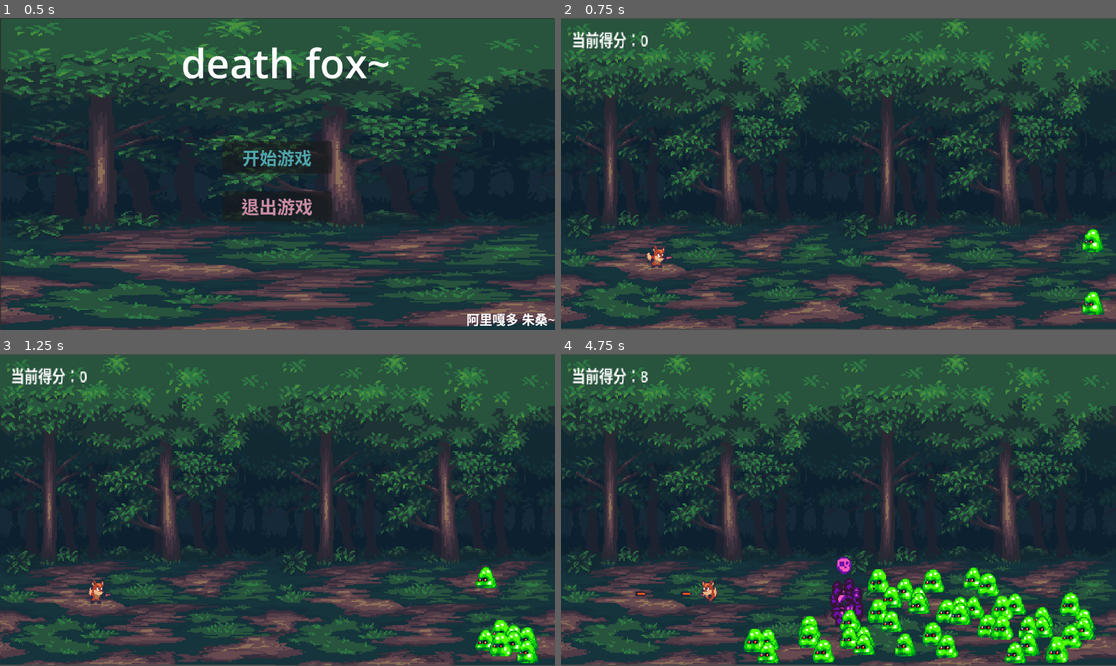
Above: before the commit, frames 1-4 (two rows, left to right).
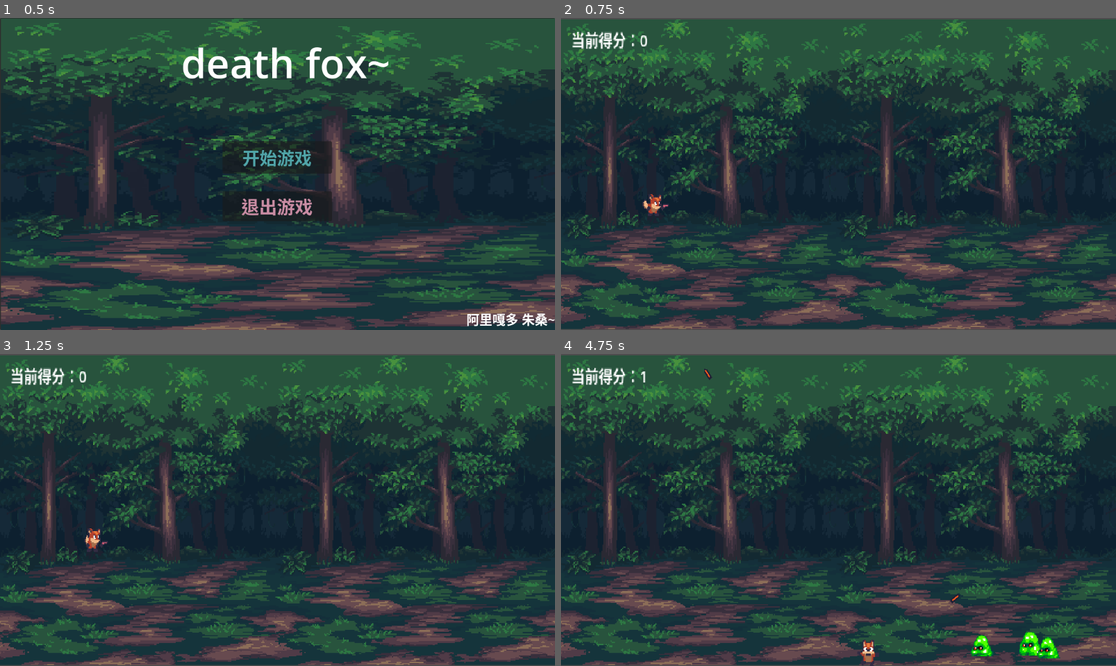
Above: after the commit, the same moments.

Repository: Stitch-1028/study_godot
Game: Godot game, scene res://主题页面/主题页面.tscn
Same seed, same stepped clock (60 frames per second), same inputs: the game is played once before the commit and once after it.
Inputs (mouse positions are in pixels of both pictures, inside the frame that each line leads up to):
- Up to frame 1 (0.5 s): no input
- Up to frame 2 (0.75 s): click "开始游戏" at 0.5 s
- Up to frame 3 (1.25 s): no input
- Up to frame 4 (4.75 s): move the mouse to (960, 494) at 1.27 s; hold D (right) 1.28-2.03 s; hold J (shot) 1.28-2.03 s; click (960, 494) at 1.42 s; tap Space (space) at 1.55, 2.1, 3.05, 3.6, 4.55 s; move the mouse to (727, 525) at 2.02 s; hold S (down) 2.03-2.78 s; click (727, 525) at 2.17 s; tap J (shot) at 2.3, 3.8 s; move the mouse to (894, 441) at 2.77 s; hold D (right) 2.78-3.53 s; hold J (shot) 2.78-3.53 s; click (894, 441) at 2.92 s; move the mouse to (810, 572) at 3.52 s; hold W (up) 3.53-4.28 s; click (810, 572) at 3.67 s; move the mouse to (1005, 556) at 4.27 s; hold A (left) from 4.28 s (still down); hold J (shot) from 4.28 s (still down); click (1005, 556) at 4.42 s

Frame 1 is identical in both runs. In frame 2, 5.7% of the frame differs, in the area x 0-100%, y 0-100%; in frame 3, 6.4%; in frame 4, 13%.

Commit message:
feat: 新增子弹任意飞行的功能

Diff:
--- a/射击小狐狸/player/player.tscn
+++ b/射击小狐狸/player/player.tscn
@@ -137,10 +137,10 @@
 }]
 
 [sub_resource type="CircleShape2D" id="CircleShape2D_rkbax"]
-radius = 14.0357
 
 [node name="Player" type="CharacterBody2D"]
 script = ExtResource("1_rkbax")
+metadata/_edit_group_ = true
 
 [node name="AnimatedSprite2D" type="AnimatedSprite2D" parent="."]
 position = Vector2(-0.25, 0.5)
@@ -151,7 +151,6 @@
 frame_progress = 0.000263635
 
 [node name="CollisionShape2D" type="CollisionShape2D" parent="."]
-visible = false
 position = Vector2(0, 6)
 shape = SubResource("CircleShape2D_rkbax")
 
--- a/射击小狐狸/project.godot
+++ b/射击小狐狸/project.godot
@@ -52,6 +52,16 @@
 "events": [Object(InputEventKey,"resource_local_to_scene":false,"resource_name":"","device":0,"window_id":0,"alt_presse …(194 unchanged characters)…
 ]
 }
+"左键射击"={
+"deadzone": 0.2,
+"events": [Object(InputEventMouseButton,"resource_local_to_scene":false,"resource_name":"","device":-1,"window_id":0,"alt_pressed":false,"shift_pressed":false,"ctrl_pressed":false,"meta_pressed":false,"button_mask":1,"position":Vector2(199, 19),"global_position":Vector2(208, 67),"factor":1.0,"button_index":1,"canceled":false,"pressed":true,"double_click":false,"script":null)
+]
+}
+"右键加农炮"={
+"deadzone": 0.2,
+"events": [Object(InputEventMouseButton,"resource_local_to_scene":false,"resource_name":"","device":-1,"window_id":0,"alt_pressed":false,"shift_pressed":false,"ctrl_pressed":false,"meta_pressed":false,"button_mask":0,"position":Vector2(0, 0),"global_position":Vector2(0, 0),"factor":1.0,"button_index":2,"canceled":false,"pressed":false,"double_click":false,"script":null)
+]
+}
 
 [rendering]
 
--- a/射击小狐狸/script/player.gd
+++ b/射击小狐狸/script/player.gd
@@ -1,9 +1,10 @@
 extends CharacterBody2D
 
-var speed = 100
+var speed = 500
 var is_game_over = false
 var is_flip_h = false
-var last_shot_time = 0.0  # 上一次发射子弹的时间
+var last_shot_time = 0.0  # 上一次发射普通子弹的时间
+var last_shot_big_time = 0.0  # 上一次发射普通子弹的时间
 const SHOT_INTERVAL = 0.2  # 发射间隔时间（秒）
 const BIG_SHOT_INTERVAL = 2.0
 # 所有敌人停止移动
@@ -17,20 +18,41 @@
 	$is_live_music.play()
 	pass
 
+func _input(event: InputEvent) -> void:
+	if event is InputEventMouseButton:
+		# 检测左键点击
+		if event.button_index == MOUSE_BUTTON_LEFT and event.pressed:
+			create_bullet({
+				'clickX':event.position.x,
+				'clickY':event.position.y,
+			})
+		# 检测右键点击
+		if event.button_index == MOUSE_BUTTON_RIGHT and event.pressed:
+			create_bullet({
+				"is_penetrate":true,
+				"big":true,
+				'speed':100,
+				'clickX':event.position.x,
+				'clickY':event.position.y,
+			})
 
-# Called every frame. 'delta' is the elapsed time since the previous frame.
 func _physics_process(delta: float) -> void:
 	if not is_game_over:
-		if Input.is_action_pressed("shot"):
-			create_bullet()
+		#if Input.is_action_pressed("shot"):
+			#create_bullet()
 #		玉米加农炮
-		if Input.is_action_just_pressed("space"):
-			create_bullet({"is_penetrate":true,"big":true,'speed':100})
+		#if Input.is_action_just_pressed("space"):
+			#create_bullet({
+				#"is_penetrate":true,
+				#"big":true,
+				#'speed':100,
+				#})
 #		如果点击 ← 则玩家面相左 反之则向右
 		if Input.is_action_just_pressed("left"):
 			is_flip_h = true
 		if Input.is_action_just_pressed("right"):
 			is_flip_h = false
+
 		velocity = Input.get_vector("left","right","up","down") * speed
 		$AnimatedSprite2D.set_flip_h(is_flip_h)
 
@@ -54,27 +76,32 @@
 	get_tree().reload_current_scene()
 
 func create_bullet(config = {}):
-
 	var default_config = {
 		'big':false,
 		'time':1000.0,
 		"is_penetrate":false,
-		'x':position.x,
-		'y':position.y
+		'x':global_position.x,
+		'y':global_position.y,
+		'player_x':position.x,
+		'player_y':position.y
 	}
 	default_config.merge(config,true)
 
 # 计算当前时间
 	var current_time = Time.get_ticks_msec()  / default_config.get("time")  # 将毫秒转换为秒
-	print('当前时间',current_time)
-	print('上次发射时间',last_shot_time)
 	 # 检查是否达到发射间隔
 	var INTERVAL
+	var SHOT_TIME
 	if default_config.get('big'):
 		INTERVAL = BIG_SHOT_INTERVAL
+		SHOT_TIME = last_shot_big_time
 	else:
 		INTERVAL = SHOT_INTERVAL
-	if current_time - last_shot_time >= INTERVAL:
+		SHOT_TIME = last_shot_time
+	if current_time - SHOT_TIME >= INTERVAL:
 		shot_bullet.emit(default_config)
 		$shot_music.play(0.1)
-		last_shot_time = current_time
+		if default_config.get('big'):
+			last_shot_big_time = current_time
+		else:
+			last_shot_time = current_time
--- a/射击小狐狸/史莱姆/slimer.gd
+++ b/射击小狐狸/史莱姆/slimer.gd
@@ -1,18 +1,22 @@
 extends Area2D
 
-@export var slimer_speed = -100
+@export var slimer_speed = 100
 signal get_point
+var player: CharacterBody2D
 # Called when the node enters the scene tree for the first time.
 func _ready() -> void:
-	pass # Replace with function body.
+	set_meta("type","Slimer")
 
 
-# Called every frame. 'delta' is the elapsed time since the previous frame.
 func _physics_process(delta: float) -> void:
-	position += Vector2(slimer_speed,0) * delta
+	if player:
+		# 计算移动方向
+		var direction = (player.global_position - global_position).normalized()
+		# 更新位置
+		position += direction * slimer_speed * delta
 
 func _on_body_entered(body: Node2D) -> void:
-	if body is CharacterBody2D:
+	if body is CharacterBody2D and $AnimatedSprite2D.animation != 'die':
 		body.game_over()
 
 
@@ -35,3 +39,8 @@
 func on_stop():
 	slimer_speed = 0
 	pass
+
+
+func _on_timer_timeout() -> void:
+#	每过一秒钟 史莱姆速度会增加100
+	slimer_speed += 100
--- a/射击小狐狸/史莱姆/slimer.tscn
+++ b/射击小狐狸/史莱姆/slimer.tscn
@@ -124,7 +124,7 @@
 }]
 
 [sub_resource type="CircleShape2D" id="CircleShape2D_fc03r"]
-radius = 14.0357
+radius = 9.05539
 
 [node name="Slimer" type="Area2D"]
 script = ExtResource("1_lfl3u")
@@ -136,7 +136,8 @@
 autoplay = "live"
 
 [node name="CollisionShape2D" type="CollisionShape2D" parent="."]
-visible = false
+modulate = Color(0.988162, 0.619105, 0.688836, 1)
+self_modulate = Color(0.99191, 0.640846, 0.779245, 1)
 position = Vector2(-1, -8)
 shape = SubResource("CircleShape2D_fc03r")
 
@@ -144,5 +145,8 @@
 stream = ExtResource("4_gs4am")
 volume_db = -23.703
 
+[node name="Timer" type="Timer" parent="."]
+
 [connection signal="area_entered" from="." to="." method="_on_area_entered"]
 [connection signal="body_entered" from="." to="." method="_on_body_entered"]
+[connection signal="timeout" from="Timer" to="." method="_on_timer_timeout"]
--- a/射击小狐狸/子弹/bullet.gd
+++ b/射击小狐狸/子弹/bullet.gd
@@ -1,6 +1,8 @@
 extends Area2D
 
 @export var x_position = 'right'
+var target_position: Vector2  # 目标位置（鼠标点击坐标）
+var velocity = Vector2.ZERO
 #var is_bullet = true
 # 子弹的属性
 var config = {
@@ -15,17 +17,10 @@
 # Called when the node enters the scene tree for the first time.
 func _ready() -> void:
 	set_meta("type","Bullet")
+	if config.get('big'):
+		scale = Vector2(15,15)
 
 
 # Called every frame. 'delta' is the elapsed time since the previous frame.
 func _physics_process(delta: float) -> void:
-	position += Vector2(get_bullet_speed(),0)  * delta
-
-	if config.get('big'):
-		scale = Vector2(15,15)
-
-func get_bullet_speed() -> int:
-	if x_position == 'right':
-		return config.get('speed')
-	else:
-		return -config.get('speed')
+	position += velocity * delta
--- a/射击小狐狸/森林背景/主场景.gd
+++ b/射击小狐狸/森林背景/主场景.gd
@@ -22,8 +22,8 @@
 
 
 func _on_player_shot_bullet(config : Dictionary) -> void:
-	var x = config.get('x')
-	var y = config.get('y')
+	var x = config.get('player_x')
+	var y = config.get('player_y')
 	var bullet = bullet_scene.instantiate()
 	bullet.config.merge(config,true)
 	#bullet_scene.config.is_penetrate = config.get('is_penetrate')
@@ -34,6 +34,15 @@
 	else:
 		bullet.position = Vector2(x + 17,y + 7)
 		bullet.x_position = 'right'
+	# 计算方向向量
+	var direction_x = config.get('clickX') - config.get('x')
+	var direction_y = config.get('clickY') - config.get('y')
+	var speed = bullet.config.get('speed')
+	print(Vector2(direction_x, direction_y).normalized() * speed)
+	bullet.velocity = Vector2(direction_x, direction_y).normalized() * speed
+#	计算子弹的偏转角度
+	var angle = atan2(direction_y, direction_x) # 计算弧度值
+	bullet.rotate(angle)
 	add_child(bullet)
 
 
@@ -42,7 +51,22 @@
 		return
 	var slimer = slimer_scene.instantiate()
 	# 设置史莱姆的位置（例如，随机位置或固定位置）
-	slimer.position = Vector2(160,randf_range(0,-70))  # 随机位置
+	slimer.player = player
+	#slimer.position = Vector2(randf_range(-400,160),randf_range(0,-200))  # 随机位置
+	var side = randi() % 4
+	var viewport_rect  = get_viewport_rect()
+	var spawn_position: Vector2
+	match side:
+		0:  # 上边
+			spawn_position = Vector2(randf_range(0, viewport_rect.size.x), -5)
+		1:  # 下边
+			spawn_position = Vector2(randf_range(0, viewport_rect.size.x), viewport_rect.size.y + 5)
+		2:  # 左边
+			spawn_position = Vector2(-5, randf_range(0, viewport_rect.size.y))
+		3:  # 右边
+			spawn_position = Vector2(viewport_rect.size.x + 5, randf_range(0, viewport_rect.size.y))
+	slimer.position = spawn_position  # 设置随机位置
+
 #	将史莱姆死亡的信号与计分板绑定，便于分数的相加
 	slimer.connect("get_point",Callable(label_node, "_on_Slimer_slimer_destroyed"))
 	player.connect("every_stop",Callable(slimer,"on_stop"))
--- a/射击小狐狸/森林背景/主场景.tscn
+++ b/射击小狐狸/森林背景/主场景.tscn
@@ -18,12 +18,15 @@
 [sub_resource type="WorldBoundaryShape2D" id="WorldBoundaryShape2D_huqkv"]
 
 [sub_resource type="RectangleShape2D" id="RectangleShape2D_21hmk"]
-size = Vector2(8.42104, 281.306)
+size = Vector2(261.71, 593.886)
+
+[sub_resource type="RectangleShape2D" id="RectangleShape2D_76x8b"]
+size = Vector2(208.582, 1030.26)
 
 [node name="Sprite2D" type="Node2D"]
 process_mode = 1
 y_sort_enabled = true
-position = Vector2(228, 323.5)
+position = Vector2(802, 647)
 scale = Vector2(1.9, 2.29643)
 script = ExtResource("1_2pavc")
 
@@ -41,14 +44,11 @@
 texture = ExtResource("2_76x8b")
 metadata/_edit_lock_ = true
 
-[node name="Camera2D" type="Camera2D" parent="."]
-position = Vector2(-119.474, -140.435)
-metadata/_edit_lock_ = true
-
 [node name="Player" parent="." instance=ExtResource("3_38y2f")]
-position = Vector2(-316.316, -71.633)
+position = Vector2(-319.474, -118.88)
 
 [node name="空气墙" type="Node2D" parent="."]
+visible = false
 metadata/_edit_lock_ = true
 
 [node name="StaticBody2D" type="StaticBody2D" parent="空气墙"]
@@ -60,35 +60,47 @@
 [node name="StaticBody2D2" type="StaticBody2D" parent="空气墙"]
 
 [node name="CollisionShape2D" type="CollisionShape2D" parent="空气墙/StaticBody2D2"]
-position = Vector2(-119.474, -97.7605)
+position = Vector2(-118.947, -280.653)
 rotation = 3.14159
 shape = SubResource("WorldBoundaryShape2D_rel1y")
 
 [node name="StaticBody2D3" type="StaticBody2D" parent="空气墙"]
 
 [node name="CollisionShape2D" type="CollisionShape2D" parent="空气墙/StaticBody2D3"]
-position = Vector2(-423.158, -67.7138)
+position = Vector2(-423.684, -140.435)
 rotation = 1.5708
 shape = SubResource("WorldBoundaryShape2D_21hmk")
 
 [node name="StaticBody2D4" type="StaticBody2D" parent="空气墙"]
 
 [node name="CollisionShape2D" type="CollisionShape2D" parent="空气墙/StaticBody2D4"]
-position = Vector2(184.737, -67.7138)
+position = Vector2(184.737, -140.435)
 rotation = 4.71239
 shape = SubResource("WorldBoundaryShape2D_huqkv")
 
 [node name="监测子弹碰撞区域" type="Area2D" parent="."]
-position = Vector2(0.526316, -0.217729)
+position = Vector2(1.78814e-07, -0.217729)
 script = ExtResource("4_oojlx")
 
 [node name="CollisionShape2D_right" type="CollisionShape2D" parent="监测子弹碰撞区域"]
-position = Vector2(251.053, -140.218)
+position = Vector2(495.066, -64.626)
+scale = Vector2(1, 1)
 shape = SubResource("RectangleShape2D_21hmk")
 
 [node name="CollisionShape2D_left" type="CollisionShape2D" parent="监测子弹碰撞区域"]
-position = Vector2(-493.684, -140.218)
+position = Vector2(-852.105, -154.806)
 shape = SubResource("RectangleShape2D_21hmk")
+
+[node name="CollisionShape2D" type="CollisionShape2D" parent="监测子弹碰撞区域"]
+position = Vector2(-121.579, -544.976)
+rotation = 1.5708
+shape = SubResource("RectangleShape2D_76x8b")
+
+[node name="CollisionShape2D2" type="CollisionShape2D" parent="监测子弹碰撞区域"]
+position = Vector2(-191.711, 244.293)
+rotation = 1.5708
+scale = Vector2(1, 1)
+shape = SubResource("RectangleShape2D_76x8b")
 
 [node name="定时生成史莱姆" type="Timer" parent="."]
 wait_time = 0.15
@@ -108,6 +120,7 @@
 
 [node name="暂停背景" type="Panel" parent="."]
 process_mode = 3
+visible = false
 offset_left = -253.0
 offset_top = -260.0
 offset_right = 11.0
--- a/射击小狐狸/森林背景/监测子弹碰撞区域.gd
+++ b/射击小狐狸/森林背景/监测子弹碰撞区域.gd
@@ -11,5 +11,5 @@
 	pass
 
 func _on_area_entered(area: Area2D) -> void:
-	#销毁子弹
+	#销毁子弹和史莱姆
 	area.queue_free()
Not shown: 1 places in 射击小狐狸/森林背景/主场景.tscn that only renumber resources
Not shown, changed: 射击小狐狸/导出目录/射击小狐狸.exe
